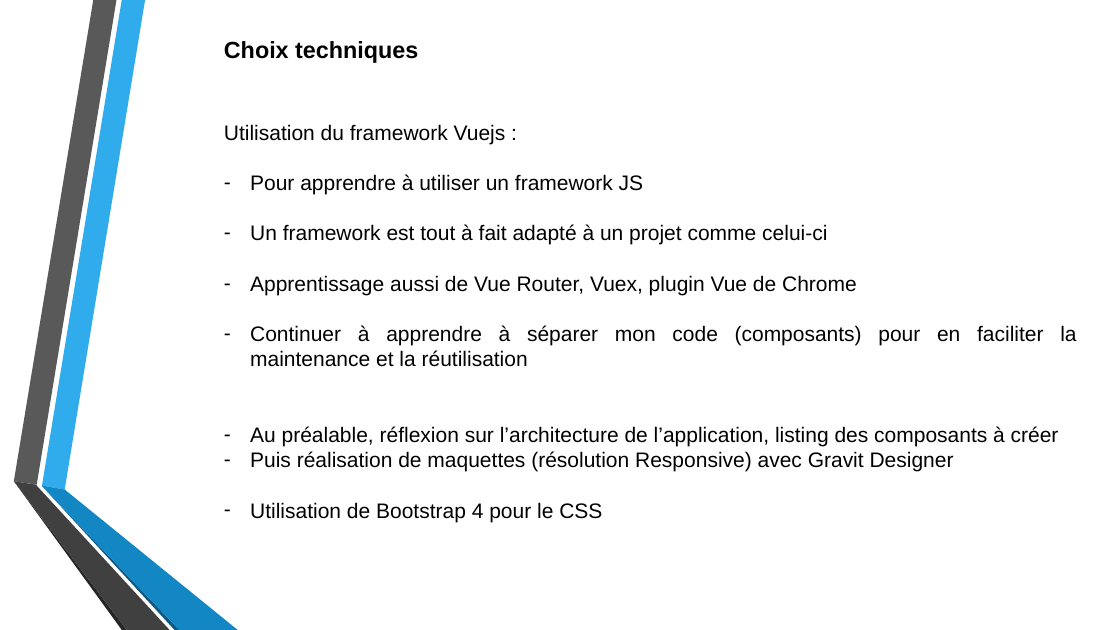
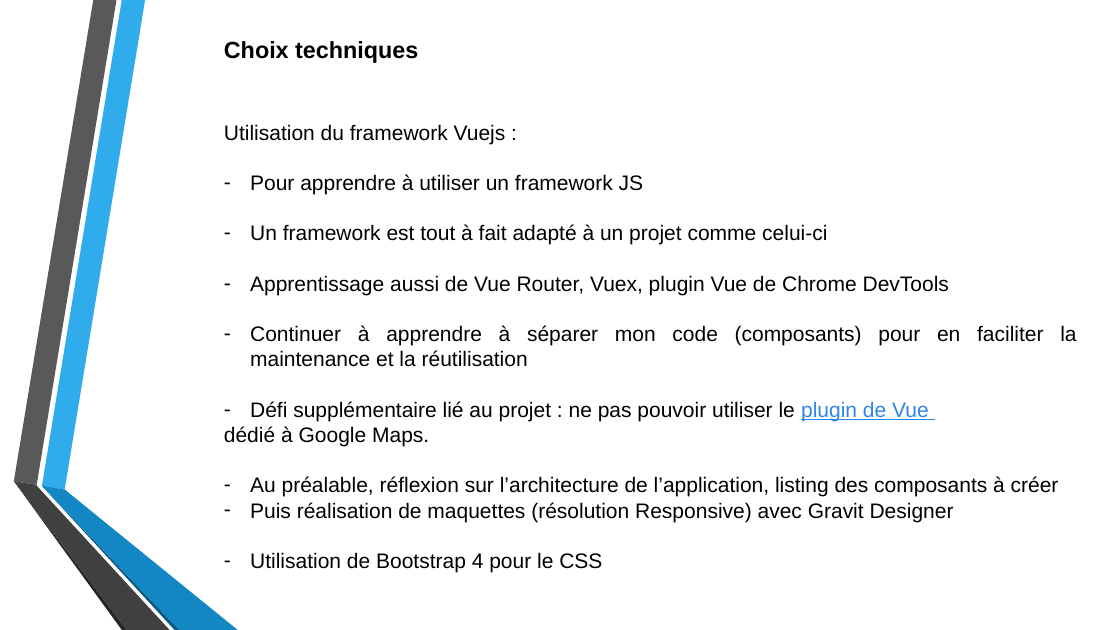
Before and after one commit to DesignGreg/Projet7-OpenClassRooms, a slide deck: slide 2 of Soutenance/Présentation Projet 7.pptx. Drawn at 1120x630 pixels with LibreOffice and Linux fonts; fonts in the diff are those of the drawing; background and template pictures are left out. Boxes give left, top, right and bottom in pixels: in the first picture for what was removed or moved away, otherwise in the second. Text is boxed around its words. In the diff, an @@ line names an element or a change of style, - is before the commit and + after.

```diff
--- a/Soutenance/Présentation Projet 7.pptx
+++ b/Soutenance/Présentation Projet 7.pptx
@@ text at (x1=250, y1=275, x2=949, y2=295): text changed @@
-– Apprentissage aussi de Vue Router, Vuex, plugin Vue de Chrome
+– Apprentissage aussi de Vue Router, Vuex, plugin Vue de Chrome DevTools
@@ text at (x1=224, y1=401, x2=929, y2=446): paragraphs added @@
+– Défi supplémentaire lié au projet : ne pas pouvoir utiliser le plugin de Vue
+dédié à Google Maps.
```
Also in this commit, not shown: 4 other slides changed, 2 slides added, 5 other files.
